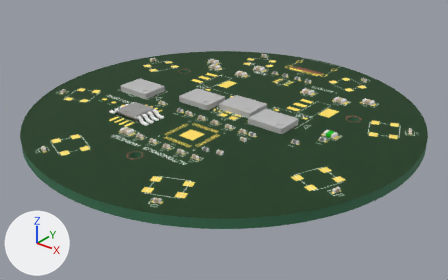
Two versions of the glTF model examples/harness-puck/boards/main_fab/board.glb, one commit apart.
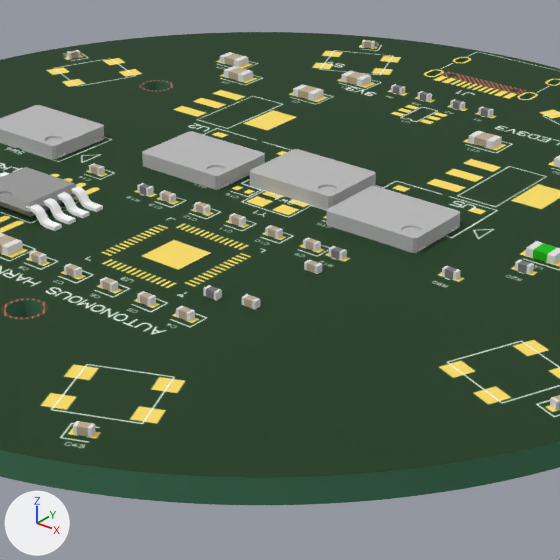
There are two pictures of each version: one whole from a 50 mm lens placed at (64.1, -80.1, 44.7), pointed at (1.4, -1.7, -3.9), one close up on the part from 28% to 75% of the width and 14% to 89% of the height. The axes (+X, +Y, +Z) are drawn at lower left. The lights are the same throughout. The first two pictures are the older version.

The scene before the commit, as lines of its bpy script (objects in view):
```python
me_c15 = bpy.data.meshes.new('C15')
me_c15.from_pydata(...)  # 16 vertices, 32 faces; spans x -0.5..0.5, y -0.25..0.25, z 0.0..0.5
# faces by material slot: [12, 20]
me_c15.materials.append(mat_obj_material_0_001)  # beige #bfae95
me_c15.materials.append(mat_obj_material_1)  # white #e7e7e7
me_r1 = bpy.data.meshes.new('R1')
me_r1.from_pydata(...)  # 16 vertices, 32 faces; spans x -0.5..0.5, y -0.25..0.25, z 0.0..0.5
# faces by material slot: [12, 20]
me_r1.materials.append(mat_obj_material_0)  # grey #7c7c7c
me_r1.materials.append(mat_obj_material_1)  # white #e7e7e7
me_sw2 = bpy.data.meshes.new('SW2')
me_sw2.from_pydata(...)  # 146 vertices, 236 faces; spans x -3.5..3.5, y -2.65..2.65, z 0.0..1.0
# faces by material slot: [188, 48]
me_sw2.materials.append(mat_obj_material_0_003)  # grey #bcbcbc
me_sw2.materials.append(mat_obj_material_0_002)  # white #ffffff
me_u4 = bpy.data.meshes.new('U4')
me_u4.from_pydata(...)  # 840 vertices, 1617 faces; spans x -4.66..4.66, y -2.32..2.32, z 0.0..1.28
# faces by material slot: [1504, 113]
me_u4.materials.append(mat_obj_material_0_002)  # white #ffffff
me_u4.materials.append(mat_obj_material_1_001)  # grey #9c9c9c
ob_c15 = bpy.data.objects.new('C15', me_c15)
ob_c15.location = (10.0, -13.5, 0.8)
ob_c16 = bpy.data.objects.new('C16', me_c15)
ob_c16.location = (10.0, -7.5, 0.8)
ob_r11 = bpy.data.objects.new('R11', me_r1)
ob_r11.location = (7.5, -14.0, 0.8)
ob_sw2 = bpy.data.objects.new('SW2', me_sw2)
ob_sw2.location = (-6.0, 1.0, 0.8)
ob_sw3 = bpy.data.objects.new('SW3', me_sw2)
ob_sw3.location = (10.0, 1.0, 0.8)
ob_u4 = bpy.data.objects.new('U4', me_u4)
ob_u4.location = (-11.0, -11.0, 0.8)
# also in view: 'Box0' at (0.0, 0.0, 0.0); 'SW1' at (2.0, 3.0, 1.3); 'SW4' at (-18.5, -2.0, 1.3)
```
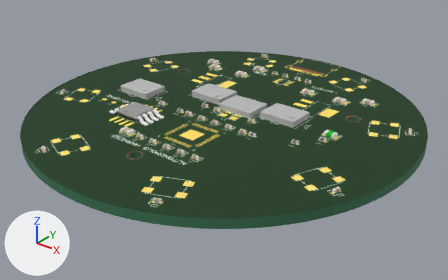
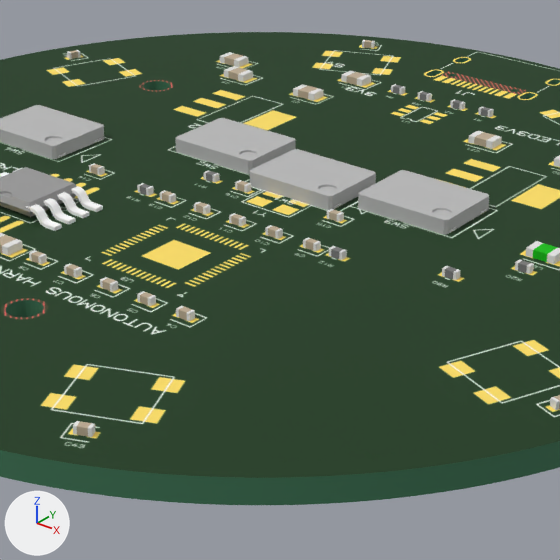
Diff of the bpy script that builds the scene:
```diff
--- a/examples/harness-puck/boards/main_fab/board.glb.py
+++ b/examples/harness-puck/boards/main_fab/board.glb.py
@@ ob_r11 @@
 ob_r11 = bpy.data.objects.new('R11', me_r1)
-ob_r11.location = (7.5, -14.0, 0.8)
+ob_r11.location = (-4.0, -0.5, 0.8)
@@ ob_c15 @@
 ob_c15 = bpy.data.objects.new('C15', me_c15)
-ob_c15.location = (10.0, -13.5, 0.8)
+ob_c15.location = (6.5, -0.5, 0.8)
@@ ob_c16 @@
 ob_c16 = bpy.data.objects.new('C16', me_c15)
-ob_c16.location = (10.0, -7.5, 0.8)
+ob_c16.location = (-1.2, -0.5, 0.8)
@@ ob_sw2 @@
 ob_sw2 = bpy.data.objects.new('SW2', me_sw2)
-ob_sw2.location = (-6.0, 1.0, 0.8)
+ob_sw2.location = (-6.0, 4.5, 0.8)
@@ ob_sw3 @@
 ob_sw3 = bpy.data.objects.new('SW3', me_sw2)
-ob_sw3.location = (10.0, 1.0, 0.8)
+ob_sw3.location = (10.0, 4.5, 0.8)
```

Where the change shows, as pixel boxes [x1, y1, x2, y2] in the close-ups (560 x 560 px):
'SW3', moved
    before: [326, 186, 460, 253]
    after: [358, 170, 489, 234]
'SW2', moved
    before: [142, 131, 265, 190]
    after: [176, 118, 295, 174]
'C15', moved
    before: [242, 294, 260, 309]
    after: [327, 209, 344, 222]
'R11', moved
    before: [203, 285, 222, 300]
    after: [204, 170, 220, 183]
'C16', moved
    before: [304, 260, 322, 274]
    after: [235, 180, 251, 193]
